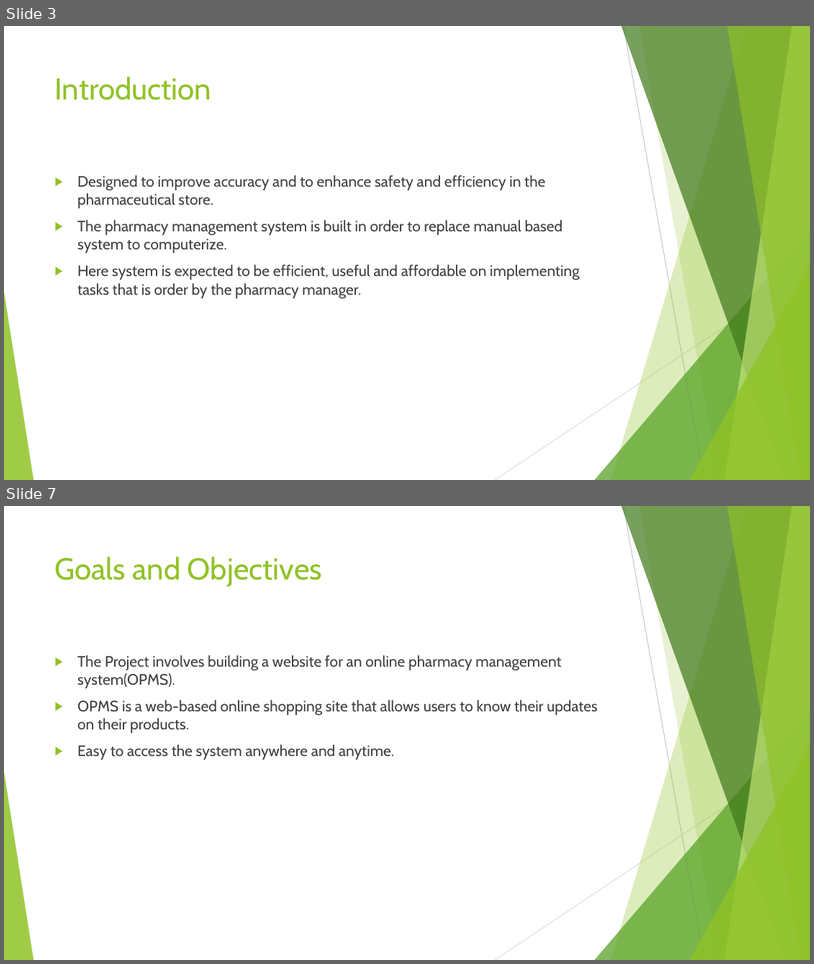
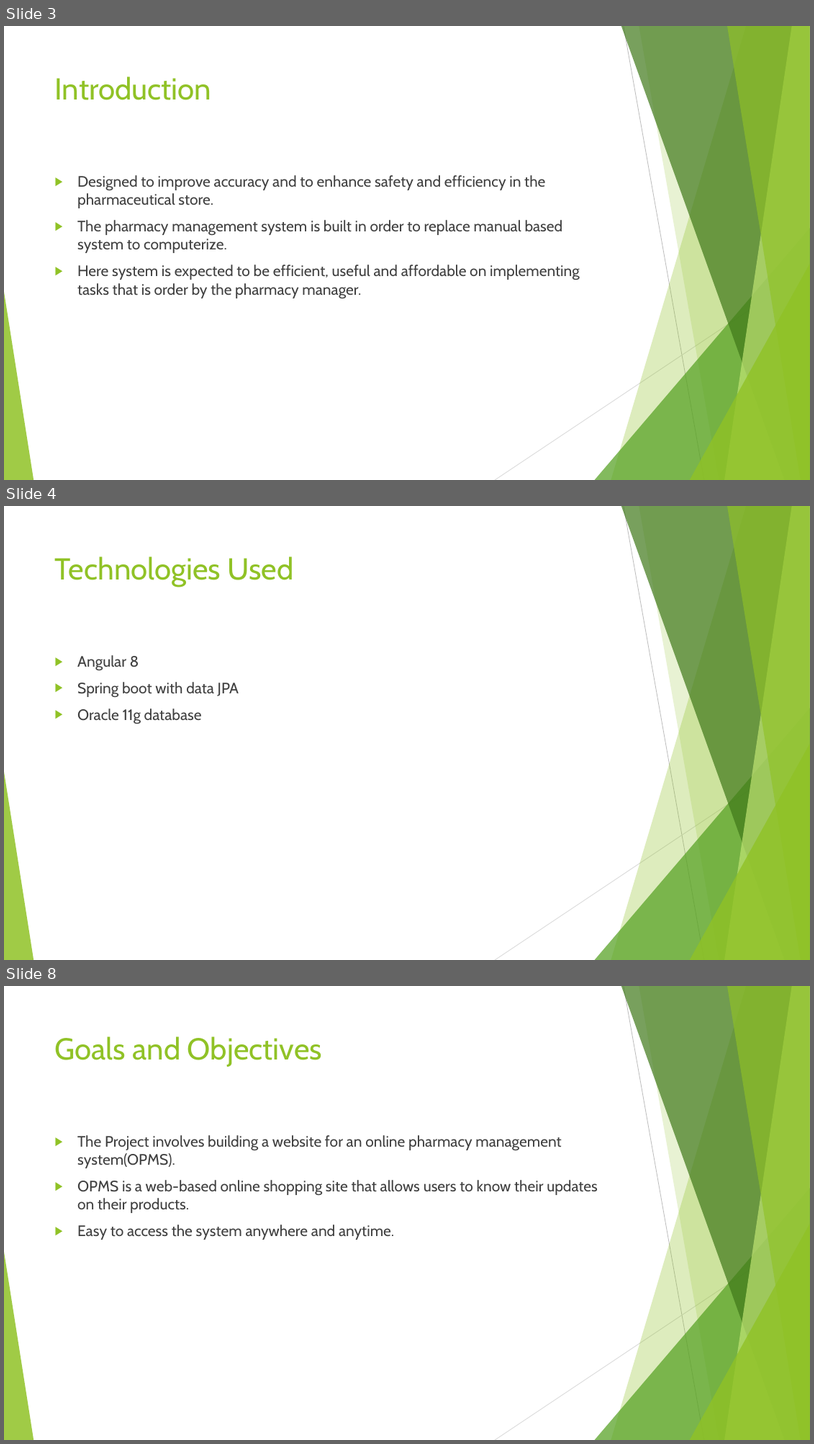
Before and after one commit to keshavgupta16-17/Pharmacy-Project-SRS-Document-and-ppt, a slide deck: OPMS.pptx. Shown one above the other, each under a label of ours: slides 3 and 7 before the commit, slides 3, 4 and 8 after it; the slides between them are not shown. The pictures are 814x964 and 814x1444 pixels, drawn with LibreOffice and Linux fonts; fonts in the diff are those of the drawing. Boxes give left, top, right and bottom in pixels: in the first picture for what was removed or moved away, otherwise in the second. Text is boxed around its words. In the diff, an @@ line names an element or a change of style, - is before the commit and + after.

```diff
--- a/OPMS.pptx
+++ b/OPMS.pptx
@@ slide 4 added at [4, 506, 810, 960], background #FFFFFF; not listed: 10 template elements that a slide beside it also shows @@
@@ title added at [55, 556, 294, 587], 36 pt, text #90C226 @@
+Technologies Used
@@ text added at [77, 655, 239, 723], 18 pt, text #404040 @@
+▶ Angular 8
+▶ Spring boot with data JPA
+▶ Oracle 11g database
@@ what was slide 7 is now slide 8 @@
```
Also in this commit, not shown: 4 slides changed, 1 other slide added, 1 slide removed, 1 other file.
